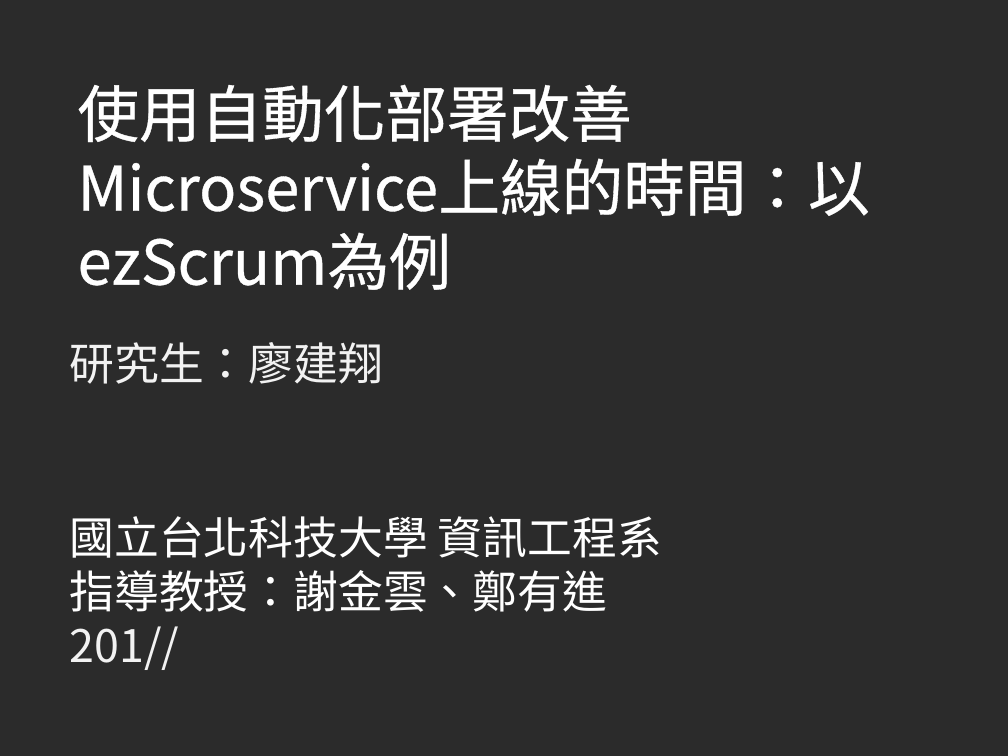
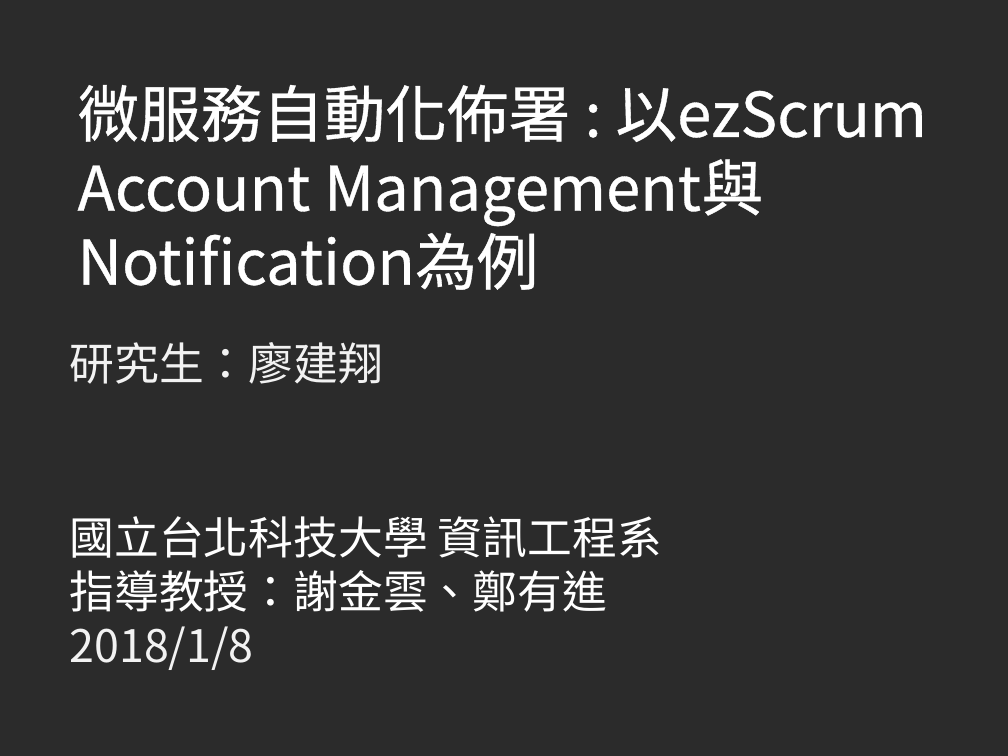
Before and after one commit to john78530/thesis, a slide deck: slide 1 of Oral.pptx. Drawn at 1008x756 pixels with LibreOffice and Linux fonts; fonts in the diff are those of the drawing; background and template pictures are left out; a plain dark background stands for a picture behind light text. Boxes give left, top, right and bottom in pixels: in the first picture for what was removed or moved away, otherwise in the second. Text is boxed around its words. In the diff, an @@ line names an element or a change of style, - is before the commit and + after.

```diff
--- a/Oral.pptx
+++ b/Oral.pptx
@@ title at [78, 84, 927, 212]: text changed @@
-使用自動化部署改善Microservice上線的時間：以ezScrum為例
+微服務自動化佈署 : 以ezScrum Account Management與Notification為例
@@ text at [69, 626, 253, 670]: text changed @@
-201//
+2018/1/8
```
Also in this commit, not shown: 8 other slides changed, 1 slide removed.
